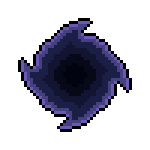
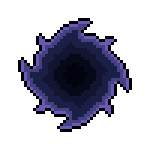
Layers edited between the first and the second (150, 150) image:
painted on "Layer 2" over [33, 33, 117, 117]
